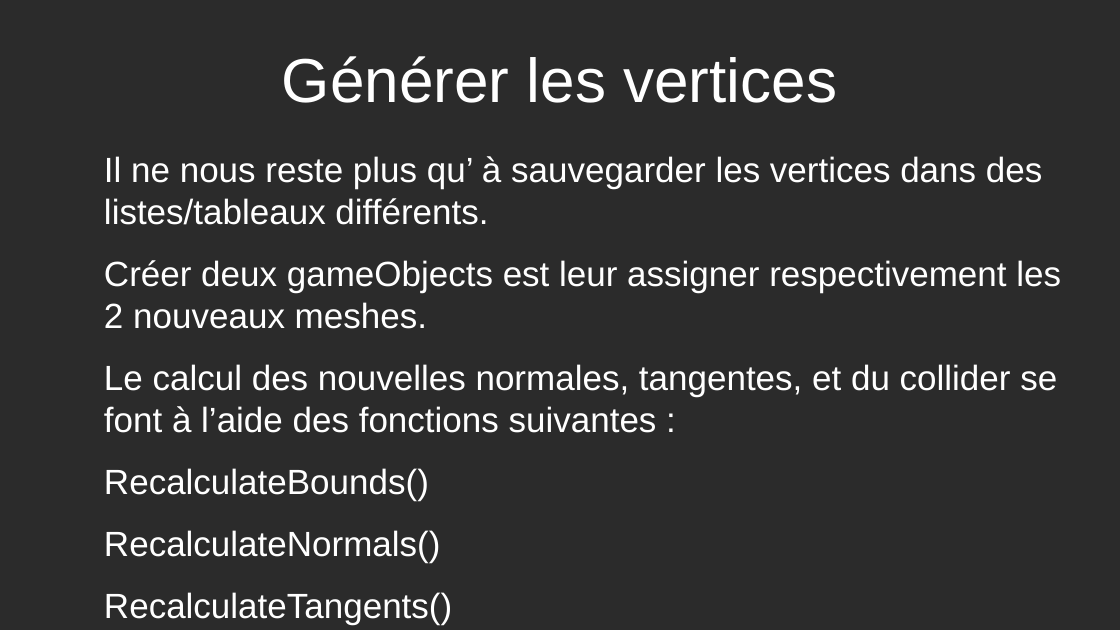
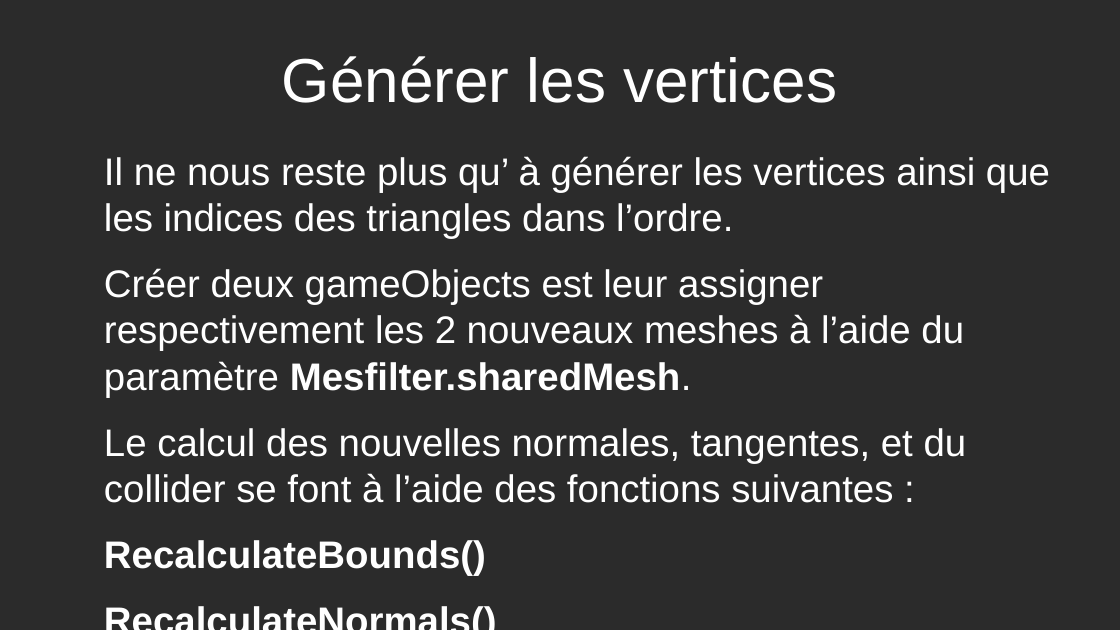
Before and after one commit to Louis1351/Cutting-Tool-Mesh-Unity, a slide deck: slide 14 of DOC/Mesh_Cutter_Tool.odp. Drawn at 1120x630 pixels with LibreOffice and Linux fonts; fonts in the diff are those of the drawing; background and template pictures are left out; a plain dark background stands for a picture behind light text. Boxes give left, top, right and bottom in pixels: in the first picture for what was removed or moved away, otherwise in the second. Text is boxed around its words. In the diff, an @@ line names an element or a change of style, - is before the commit and + after.

```diff
--- a/DOC/Mesh_Cutter_Tool.odp
+++ b/DOC/Mesh_Cutter_Tool.odp
@@ text at [104,156,1050,397]: text changed; size 24.8 to 27.2 pt @@
-Il ne nous reste plus qu’ à sauvegarder les vertices dans des listes/tableaux différents.
-Créer deux gameObjects est leur assigner respectivement les 2 nouveaux meshes.
+Il ne nous reste plus qu’ à générer les vertices ainsi que les indices des triangles dans l’ordre.
+Créer deux gameObjects est leur assigner respectivement les 2 nouveaux meshes à l’aide du paramètre Mesfilter.sharedMesh.
@@ text at [104,428,967,576]: size 24.8 to 27.2 pt in "Le calcul des nouvelles normales, tangentes, et ...", "RecalculateBounds()", "RecalculateNormals()", "RecalculateTangents()"; bold on in "RecalculateBounds()", "RecalculateNormals()", "RecalculateTangents()" @@
```
Also in this commit, not shown: 4 other slides changed.
